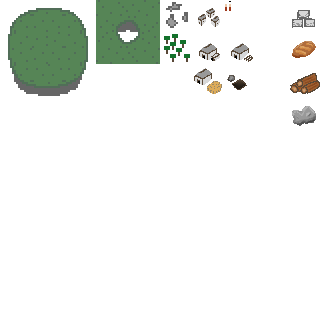
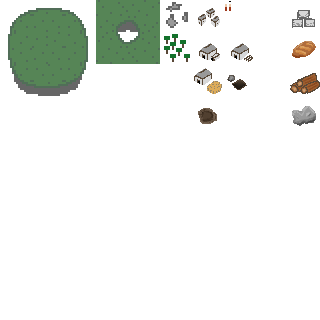
Layers edited between the first and the second 320×320 image:
added layer "house copy #3" above "house copy #2" over [198,108,217,124]
